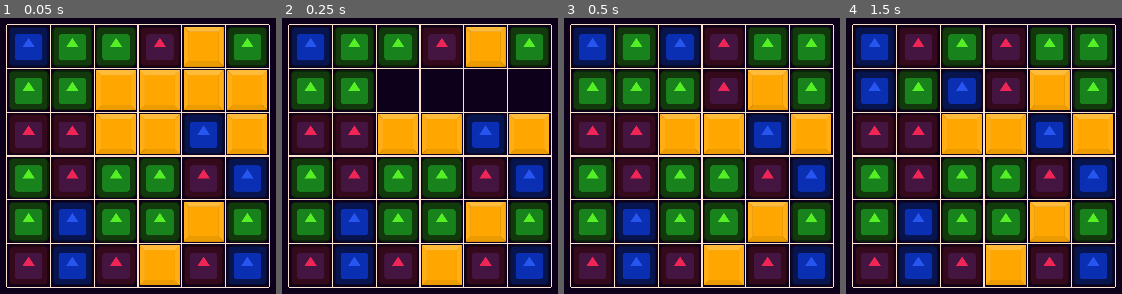
Above: before the commit, frames 1-4 (left to right).
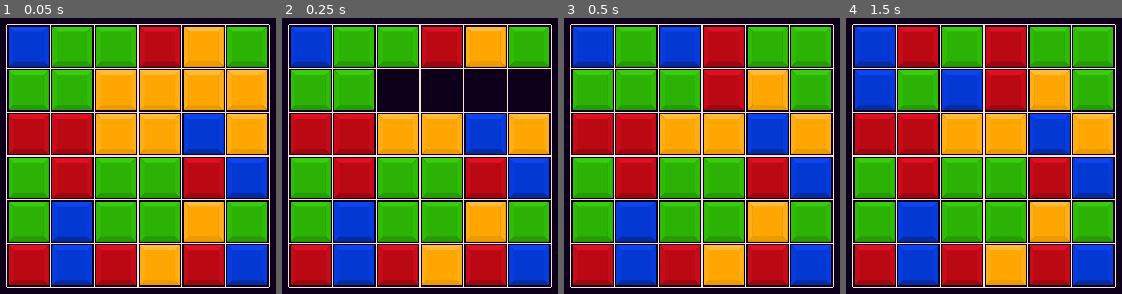
Above: after the commit, the same moments.

Repository: bonsaipropaganda/match-3-with-a-twist
Game: Godot game, scene res://Content/world.tscn
Two runs of this game, one before a commit and one after it. Both use one fixed random seed, a clock stepped at 60 frames per second and the inputs below. The engine's default icon, where the game draws it, is replaced by a stand-in: a white triangle on a blue panel in a dark square.
Inputs (mouse positions are in pixels of both pictures, inside the frame that each line leads up to):
- Up to frame 1 (0.05 s): no input
- Up to frame 2 (0.25 s): no input
- Up to frame 3 (0.5 s): no input
- Up to frame 4 (1.5 s): move the mouse to (873, 45) at 0.52 s; click (873, 45) at 0.6 s; tap Enter at 1.25 s; move the mouse to (917, 89) at 1.27 s; click (917, 89) at 1.35 s

The runs differ from the first frame. In frame 1, 55% of the frame differs, in the area x 3-97%, y 3-97%; in frame 2, 55%; in frame 3, 63%; in frame 4, 63%.

Commit message:
changed all tile art
just placeholder stuff but I think it's a big upgrade to the look

Diff:
--- a/Content/Tile/tile.gd
+++ b/Content/Tile/tile.gd
@@ -17,10 +17,10 @@
 # Indexed by TileType
 # Replace these with the actual images
 const tile_images = [
-	preload("res://icon.svg"),
-	preload("res://icon.svg"),
-	preload("res://icon.svg"),
-	preload("res://art/pieces/tiles_yellow.png"),
+	preload("res://art/pieces/unselected_red.png"),
+	preload("res://art/pieces/unselected_blue.png"),
+	preload("res://art/pieces/unselected_green.png"),
+	preload("res://art/pieces/unselected_yellow.png"),
 ]
 
 # These are to distinguish tiles before we have sprites
Binary file added: art/pieces/unselected_blue.png
Not shown, added: art/pieces/unselected_blue.png.import
Binary file added: art/pieces/unselected_green.png
Not shown, changed: art/pieces/unselected_green.png.import
Binary file added: art/pieces/unselected_red.png
Not shown, added: art/pieces/unselected_red.png.import
Renamed: art/pieces/tiles_yellow.png -> art/pieces/unselected_yellow.png
Not shown, added: art/pieces/unselected_yellow.png.import
